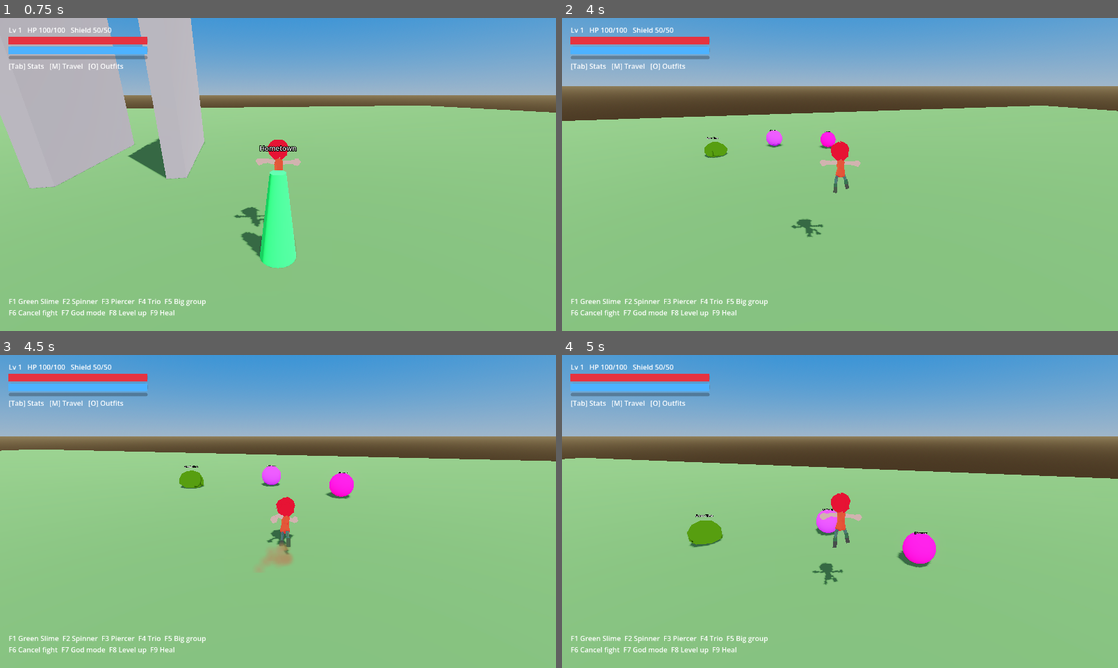
Above: before the commit, frames 1-4 (two rows, left to right).
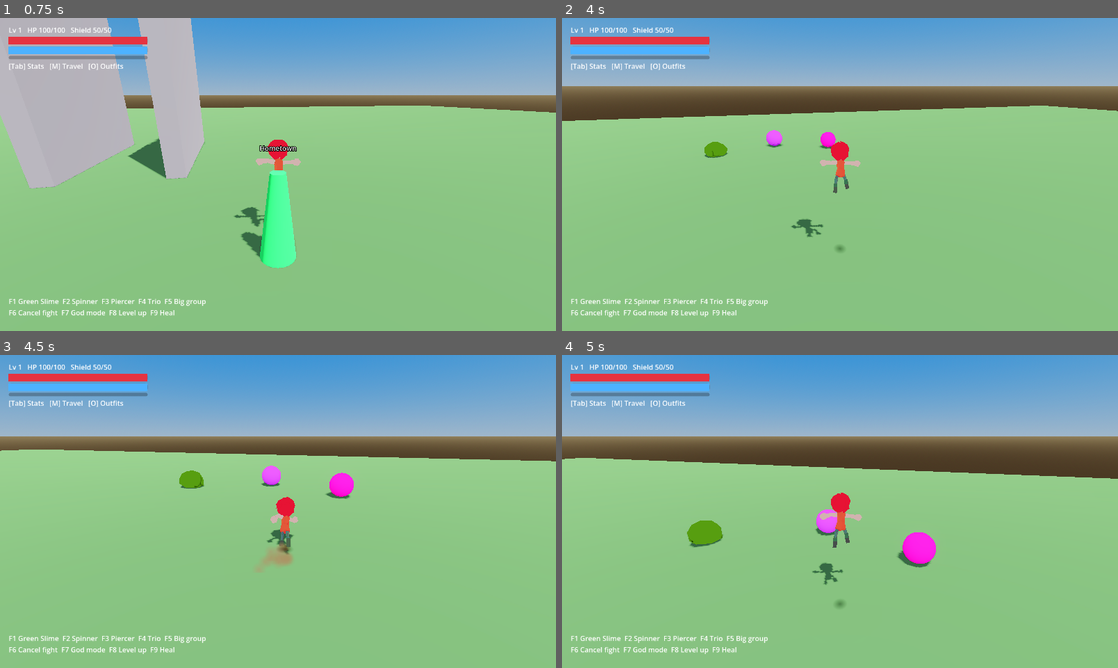
Above: after the commit, the same moments.

Repository: doggoanim/Krits
Game: Godot game, scene res://main.tscn
Two runs of this game, one before a commit and one after it. Both use one fixed random seed, a clock stepped at 60 frames per second and the inputs below.
Inputs (mouse positions are in pixels of both pictures, inside the frame that each line leads up to):
- Up to frame 1 (0.75 s): tap Enter at 0.5 s; move the mouse to (305, 174) at 0.52 s; hold W (move_forward) from 0.53 s (still down); tap Space (jump) at 0.6 s
- Up to frame 2 (4 s): keep holding W (move_forward); tap Space (jump) at 0.77, 1.07, 1.52, 1.55, 1.82, 2.3, 3.02, 3.05, 3.32, 3.6, 3.77 s; move the mouse to (812, 174) at 1.27 s; tap Ctrl (crouch_pound) at 1.35 s; move the mouse to (851, 168) at 2.02 s; tap E (interact) at 2.1 s; move the mouse to (834, 180) at 2.77 s; tap Shift (roll_dive) at 2.85 s; move the mouse to (878, 177) at 3.52 s
- Up to frame 3 (4.5 s): keep holding W (move_forward); tap Space (jump) at 4.07 s; move the mouse to (233, 508) at 4.27 s; tap Ctrl (crouch_pound) at 4.35 s
- Up to frame 4 (5 s): keep holding W (move_forward); tap Space (jump) at 4.52, 4.55, 4.82 s

Frame 1 is identical in both runs. In frame 2, less than 0.1% of the frame differs, in the area x 26-51%, y 35-75%; in frame 3, less than 0.1%; in frame 4, less than 0.1%, in the area x 24-66%, y 49-81%.

Commit message:
Drop enemy name labels, fix floating arena slime, add x-ray outline + landing marker
1. No more name tags: the arena fight label now shows just the HP number
   (nothing else currently shows enemy health on screen, so that part
   stays); the overworld wander label only ever showed a name, so it's
   removed outright.

2. The slime floated in the arena: Arena._spawn_enemy() always lifted a
   new enemy by a fixed 0.9m, tuned for the placeholder sphere's
   center-pivot. An animated model's origin is at its feet (same
   convention as the player), so that lift doesn't apply when
   EnemyData.model is set — now it's conditional on that.

3. New player/player_xray.gd: when a wall or object blocks the camera's
   line of sight to the player, shows a flat white see-through silhouette
   of them through it. Built once from duplicates of the player's own
   model meshes (sharing the same skeleton via MeshInstance3D.duplicate(),
   so they animate in sync for free), rendered unshaded with depth testing
   disabled, and only toggled visible while a raycast from the camera to
   the player is actually blocked (checked a few times a second, not
   every frame). Added PlayerVisual.get_model() and CameraRig.get_camera()
   getters to support it.

4. New player/ground_shadow.gd: a small soft circle on the ground directly
   below the player at all times — the classic platformer landing-spot/
   depth-perception aid. Raycasts straight down each physics frame;
   shrinks and fades the higher up the player is, so it also hints at how
   high you are, not just where you'll land.

New core/soft_circle_texture.gd factors the soft-circle-sprite generator
(originally private to PlayerEffects) into a shared static helper, now
used by both PlayerEffects and GroundShadow.

Diff:
--- a/combat/arena.gd
+++ b/combat/arena.gd
@@ -74,7 +74,11 @@
 	var e := Enemy.new()
 	e.setup(d, self, player)
 	add_child(e)
-	e.global_position = random_point(0.6) + Vector3.UP * 0.9
+	# The placeholder sphere's pivot is at its own center, so it needs lifting
+	# to sit on the floor; an animated model's origin is at its feet (same
+	# convention as the player), so it needs no extra lift at all.
+	var lift := 0.9 if d.model == null else 0.0
+	e.global_position = random_point(0.6) + Vector3.UP * lift
 	e.defeated.connect(_on_enemy_defeated)
 	enemies.append(e)
 
--- a/combat/enemy.gd
+++ b/combat/enemy.gd
@@ -111,5 +111,7 @@
 				return
 		queue_free()
 
+## HP only, no name — there's nowhere else on screen showing an enemy's
+## remaining health during a fight, so this stays, just without the label.
 func _update_label() -> void:
-	_label.text = "%s  %d" % [data.display_name, maxi(0, ceili(hp))]
+	_label.text = str(maxi(0, ceili(hp)))
--- /dev/null
+++ b/core/soft_circle_texture.gd
@@ -0,0 +1,19 @@
+class_name SoftCircleTexture
+extends RefCounted
+## A soft white circle fading to transparent at the edge, built with a radial
+## GradientTexture2D instead of an image file. Shared by anything that wants
+## a simple round sprite — dust/smoke particles (PlayerEffects), the ground
+## depth-perception marker (GroundShadow), etc.
+
+static func make(size := 32) -> GradientTexture2D:
+	var g := Gradient.new()
+	g.offsets = PackedFloat32Array([0.0, 1.0])
+	g.colors = PackedColorArray([Color(1, 1, 1, 0.9), Color(1, 1, 1, 0.0)])
+	var t := GradientTexture2D.new()
+	t.gradient = g
+	t.width = size
+	t.height = size
+	t.fill = GradientTexture2D.FILL_RADIAL
+	t.fill_from = Vector2(0.5, 0.5)
+	t.fill_to = Vector2(1.0, 0.5)
+	return t
--- /dev/null
+++ b/player/ground_shadow.gd
@@ -0,0 +1,51 @@
+class_name GroundShadow
+extends MeshInstance3D
+## A small soft circle marker on the ground directly below the player — a
+## depth-perception aid. Airborne (jumping, diving, falling) it's otherwise
+## easy to lose track of exactly how high up you are or where you'll land;
+## this always points straight down to the spot you'd land on, shrinking
+## and fading the higher up you are so it also hints at *how* high.
+
+const SIZE := 0.6                ## marker diameter at ground level (meters)
+const RAY_LENGTH := 60.0
+const MAX_FADE_HEIGHT := 10.0    ## fully shrunk/faded by this far above the ground
+const MIN_SCALE := 0.35          ## never shrinks smaller than this fraction of SIZE
+const MIN_ALPHA := 0.15
+
+var player: Player
+var _mat: StandardMaterial3D
+
+func setup(p: Player) -> void:
+	player = p
+	top_level = true   # position in world space — never inherit the player's own rotation/scale
+	var q := QuadMesh.new()
+	q.size = Vector2(SIZE, SIZE)
+	mesh = q
+	rotation_degrees = Vector3(-90, 0, 0)   # lie flat, facing up
+	_mat = StandardMaterial3D.new()
+	_mat.shading_mode = BaseMaterial3D.SHADING_MODE_UNSHADED
+	_mat.transparency = BaseMaterial3D.TRANSPARENCY_ALPHA
+	_mat.albedo_color = Color(0, 0, 0, 0.55)
+	_mat.albedo_texture = SoftCircleTexture.make()
+	_mat.billboard_mode = BaseMaterial3D.BILLBOARD_DISABLED
+	material_override = _mat
+
+func _physics_process(_delta: float) -> void:
+	if player == null:
+		return
+	var space := player.get_world_3d().direct_space_state
+	var from := player.global_position + Vector3.UP * 0.1
+	var query := PhysicsRayQueryParameters3D.create(from, from + Vector3.DOWN * RAY_LENGTH, 1)
+	query.exclude = [player.get_rid()]
+	var hit := space.intersect_ray(query)
+	if hit.is_empty():
+		visible = false
+		return
+	visible = true
+	var hit_pos: Vector3 = hit.position
+	global_position = hit_pos + Vector3.UP * 0.02   # avoid z-fighting with the floor
+	var height := from.y - hit_pos.y
+	var t := clampf(height / MAX_FADE_HEIGHT, 0.0, 1.0)
+	var s := lerpf(1.0, MIN_SCALE, t)
+	scale = Vector3(s, 1.0, s)
+	_mat.albedo_color.a = lerpf(0.55, MIN_ALPHA, t)
--- a/player/player.gd
+++ b/player/player.gd
@@ -13,6 +13,8 @@
 var camera_rig: CameraRig
 var visual: PlayerVisual
 var effects: PlayerEffects
+var xray: PlayerXray
+var ground_shadow: GroundShadow
 var machine: StateMachine
 
 var facing := Vector3.FORWARD
@@ -53,6 +55,14 @@
 
 	effects = PlayerEffects.new()
 	add_child(effects)
+
+	xray = PlayerXray.new()
+	add_child(xray)
+	xray.setup(self)
+
+	ground_shadow = GroundShadow.new()
+	add_child(ground_shadow)
+	ground_shadow.setup(self)
 
 	machine = StateMachine.new()
 	machine.name = "StateMachine"
--- a/player/player_camera.gd
+++ b/player/player_camera.gd
@@ -34,6 +34,9 @@
 		yaw -= event.relative.x * mouse_sensitivity
 		pitch = clampf(pitch - event.relative.y * mouse_sensitivity, pitch_limits.x, pitch_limits.y)
 
+func get_camera() -> Camera3D:
+	return _cam
+
 func snap() -> void:
 	if target:
 		global_position = target.global_position + Vector3.UP * 1.4
--- a/player/player_effects.gd
+++ b/player/player_effects.gd
@@ -38,7 +38,7 @@
 var _long_jump_trail: GPUParticles3D
 
 func _ready() -> void:
-	_dust_texture = _make_soft_circle_texture()
+	_dust_texture = SoftCircleTexture.make()
 	_quad = _make_quad_mesh()
 	_growth_curve = _make_growth_curve()
 	_dust_ramp_tex = _make_ramp(DUST_RAMP)
@@ -118,21 +118,6 @@
 	q.material = m
 	return q
 
-## A soft white circle, fading to transparent at the edge — built with a
-## radial GradientTexture2D instead of an image file.
-func _make_soft_circle_texture(size := 32) -> GradientTexture2D:
-	var g := Gradient.new()
-	g.offsets = PackedFloat32Array([0.0, 1.0])
-	g.colors = PackedColorArray([Color(1, 1, 1, 0.9), Color(1, 1, 1, 0.0)])
-	var t := GradientTexture2D.new()
-	t.gradient = g
-	t.width = size
-	t.height = size
-	t.fill = GradientTexture2D.FILL_RADIAL
-	t.fill_from = Vector2(0.5, 0.5)
-	t.fill_to = Vector2(1.0, 0.5)
-	return t
-
 ## Particles grow slightly over their lifetime instead of starting at full
 ## size — reads as dust/smoke expanding rather than a static sprite.
 func _make_growth_curve() -> CurveTexture:
--- a/player/player_visual.gd
+++ b/player/player_visual.gd
@@ -103,6 +103,12 @@
 		if _anim.has_animation(anim_name):
 			_anim.get_animation(anim_name).loop_mode = Animation.LOOP_LINEAR
 
+## The loaded model's root node — used by PlayerXray to build see-through
+## duplicates of the same meshes (sharing the same skeleton, so they
+## animate in sync automatically).
+func get_model() -> Node3D:
+	return _model
+
 func apply_outfit(o: OutfitData) -> void:
 	_outfit = o
 	for m in _outfit_materials:
--- /dev/null
+++ b/player/player_xray.gd
@@ -0,0 +1,66 @@
+class_name PlayerXray
+extends Node3D
+## Shows a flat, see-through silhouette of the player whenever a wall or
+## other piece of world geometry blocks the camera's line of sight to them —
+## the common third-person "x-ray" trick so you don't lose track of the
+## character behind scenery. Built from duplicates of the player's own
+## model meshes (sharing the same skeleton as the original, via
+## MeshInstance3D.duplicate(), so they follow the animation automatically
+## with no per-frame work needed) rendered unshaded with depth testing
+## disabled, toggled visible only while a raycast from the camera to the
+## player is actually blocked.
+
+const COLOR := Color(1.0, 1.0, 1.0, 0.5)
+const CHECK_INTERVAL := 0.08   ## raycasts aren't free; a handful of checks a second is plenty
+
+var player: Player
+var _copies: Array[MeshInstance3D] = []
+var _t := 0.0
+
+func setup(p: Player) -> void:
+	player = p
+	_build_copies(p.visual.get_model())
+
+func _build_copies(model: Node3D) -> void:
+	var mat := StandardMaterial3D.new()
+	mat.shading_mode = BaseMaterial3D.SHADING_MODE_UNSHADED
+	mat.transparency = BaseMaterial3D.TRANSPARENCY_ALPHA
+	mat.albedo_color = COLOR
+	mat.no_depth_test = true   # draws even through whatever's occluding the real model
+	mat.render_priority = 10
+	_collect(model, mat)
+
+func _collect(n: Node, mat: StandardMaterial3D) -> void:
+	if n is MeshInstance3D and (n as MeshInstance3D).mesh:
+		var mi := n as MeshInstance3D
+		var dup := mi.duplicate() as MeshInstance3D
+		dup.material_override = mat
+		dup.visible = false
+		mi.get_parent().add_child(dup)
+		_copies.append(dup)
+	for c in n.get_children():
+		_collect(c, mat)
+
+func _process(delta: float) -> void:
+	_t -= delta
+	if _t > 0.0:
+		return
+	_t = CHECK_INTERVAL
+	var occluded := _is_occluded()
+	for c in _copies:
+		c.visible = occluded
+
+func _is_occluded() -> bool:
+	if player == null or player.camera_rig == null:
+		return false
+	var cam := player.camera_rig.get_camera()
+	if cam == null:
+		return false
+	var from := cam.global_position
+	var to := player.global_position + Vector3.UP * (Player.STAND_HEIGHT * 0.5)
+	if from.distance_squared_to(to) < 0.01:
+		return false
+	var query := PhysicsRayQueryParameters3D.create(from, to, 1)   # world geometry only
+	query.exclude = [player.get_rid()]
+	var hit := player.get_world_3d().direct_space_state.intersect_ray(query)
+	return not hit.is_empty()
--- a/world/world_enemy.gd
+++ b/world/world_enemy.gd
@@ -44,12 +44,10 @@
 
 	_visual = Node3D.new()
 	add_child(_visual)
-	var label_height: float
 	if data.model:
 		_model_visual = EnemyVisual.new()
 		_visual.add_child(_model_visual)
 		_model_visual.setup(data)
-		label_height = data.model_height * 1.3
 	else:
 		var mi := MeshInstance3D.new()
 		var sm := SphereMesh.new()
@@ -67,12 +65,6 @@
 		mat.specular_mode = BaseMaterial3D.SPECULAR_DISABLED
 		mi.material_override = mat
 		_visual.add_child(mi)
-		label_height = 1.4 * data.size
-	var lbl := Label3D.new()
-	lbl.text = data.display_name
-	lbl.position.y = label_height
-	lbl.billboard = BaseMaterial3D.BILLBOARD_ENABLED
-	_visual.add_child(lbl)
 
 	_contact = Area3D.new()
 	_contact.collision_layer = 0
